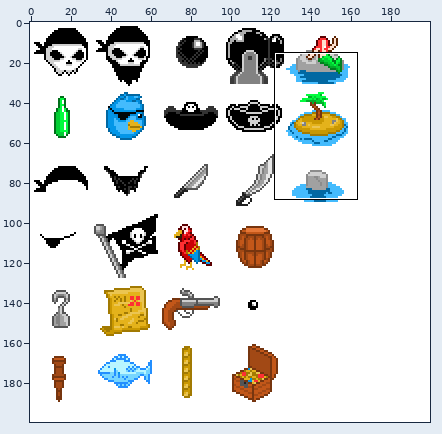
File history of a sprite sheet, pirate_icons.png. The picture above shows the old version from afar; the outline marks the close-up.
Close-up. Old version:
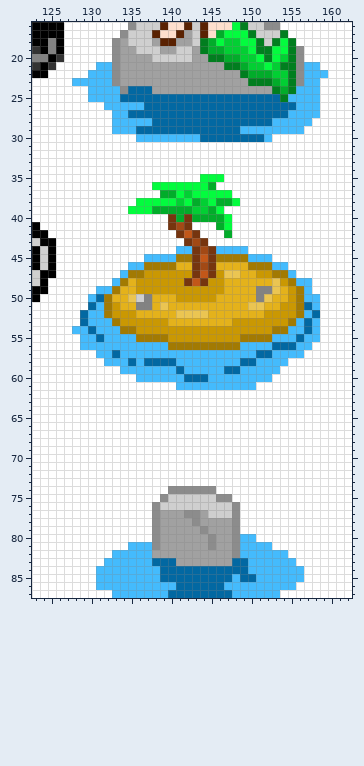
The file is 200x200 pixels. Colours within 5 levels of each other are drawn and written as one. Shown: x 123..162, y 16..87. The commit also changed other parts of the picture, which this record leaves out.
After:
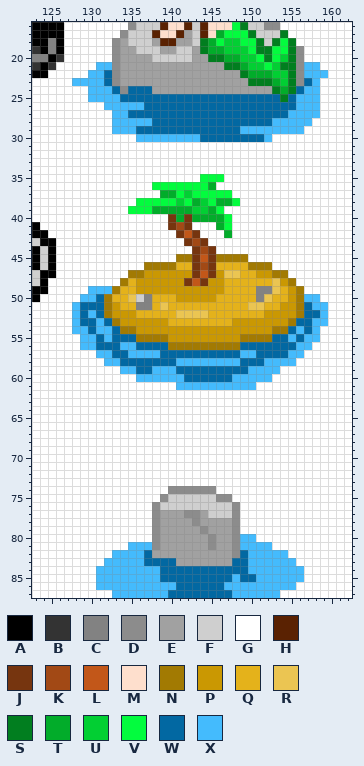
Palette (. is transparent): A #000000  B #333333  C #828282  D #8c8c8c  E #a1a1a1  F #cfcfcf  G #ffffff  H #5a2202  J #76350f  K #a24915  L #c25719  M #fedfcd  N #a27a02  P #ca9802  Q #e4b21b  R #ebc552  S #017e1f  T #02ac2a  U #02cf33  V #03fc3e  W #0268a2  X #44bbfd
Diff:
{"y":22,"x":132,"old":"X","new":"W"}
{"y":23,"x":132,"old":"X","new":"W"}
{"y":23,"x":157,"old":"X","new":"W"}
{"y":24,"x":133,"old":"X","new":"W"}
{"y":24,"x":156,"old":"X","new":"W"}
{"y":25,"x":155,"old":"X","new":"W"}
{"y":44,"x":141,"old":"XX","new":"GG"}
{"y":44,"x":146,"old":"XXXX","new":"GGGG"}
{"y":45,"x":137,"old":"XXXX","new":"GGGG"}
{"y":45,"x":150,"old":"XXX","new":"GGG"}
{"y":46,"x":135,"old":"XX","new":"GG"}
{"y":46,"x":153,"old":"XX","new":"GG"}
{"y":47,"x":134,"old":"X","new":"G"}
{"y":47,"x":155,"old":"X","new":"G"}
{"y":48,"x":133,"old":"X","new":"G"}
{"y":48,"x":156,"old":"XX","new":"GG"}
{"y":49,"x":130,"old":"G","new":"X"}
{"y":49,"x":157,"old":"X","new":"G"}
{"y":50,"x":129,"old":"G","new":"X"}
{"y":51,"x":128,"old":"GG","new":"XW"}
{"y":51,"x":131,"old":"X","new":"W"}
{"y":51,"x":159,"old":"G","new":"X"}
{"y":52,"x":128,"old":"G","new":"X"}
{"y":52,"x":131,"old":"X","new":"W"}
{"y":52,"x":157,"old":"X","new":"W"}
{"y":52,"x":159,"old":"G","new":"X"}
{"y":53,"x":128,"old":"G","new":"X"}
{"y":53,"x":130,"old":"X","new":"W"}
{"y":53,"x":132,"old":"X","new":"W"}
{"y":53,"x":156,"old":"X","new":"W"}
{"y":53,"x":159,"old":"G","new":"X"}
{"y":54,"x":133,"old":"X","new":"W"}
{"y":54,"x":155,"old":"X","new":"W"}
{"y":55,"x":133,"old":"XXX","new":"WWW"}
{"y":55,"x":153,"old":"XX","new":"WW"}
{"y":56,"x":131,"old":"XXX","new":"WWW"}
{"y":56,"x":136,"old":"XXXX","new":"WWWW"}
{"y":56,"x":149,"old":"XXXX","new":"WWWW"}
{"y":57,"x":134,"old":"X","new":"W"}
{"y":57,"x":139,"old":"XXXXXXXXXX","new":"WWWWWWWWWW"}
{"y":57,"x":153,"old":"XX","new":"WW"}
{"y":58,"x":134,"old":"X","new":"W"}
{"y":58,"x":136,"old":"X","new":"W"}
{"y":58,"x":151,"old":"X","new":"W"}
{"y":58,"x":155,"old":"G","new":"X"}
{"y":59,"x":136,"old":"XX","new":"WW"}
{"y":59,"x":142,"old":"XXXXX","new":"WWWWW"}
{"y":59,"x":149,"old":"X","new":"W"}
{"y":60,"x":145,"old":"XXX","new":"WWW"}
{"y":82,"x":137,"old":"X","new":"W"}
{"y":82,"x":149,"old":"X","new":"W"}
{"y":83,"x":137,"old":"X","new":"W"}
{"label":"changed","picture_box":[104,70,120,94]}
{"label":"changed","picture_box":[288,78,312,102]}
{"label":"changed","picture_box":[72,246,328,382]}
{"label":"changed","picture_box":[144,550,152,566]}
{"label":"changed","picture_box":[240,550,248,558]}
